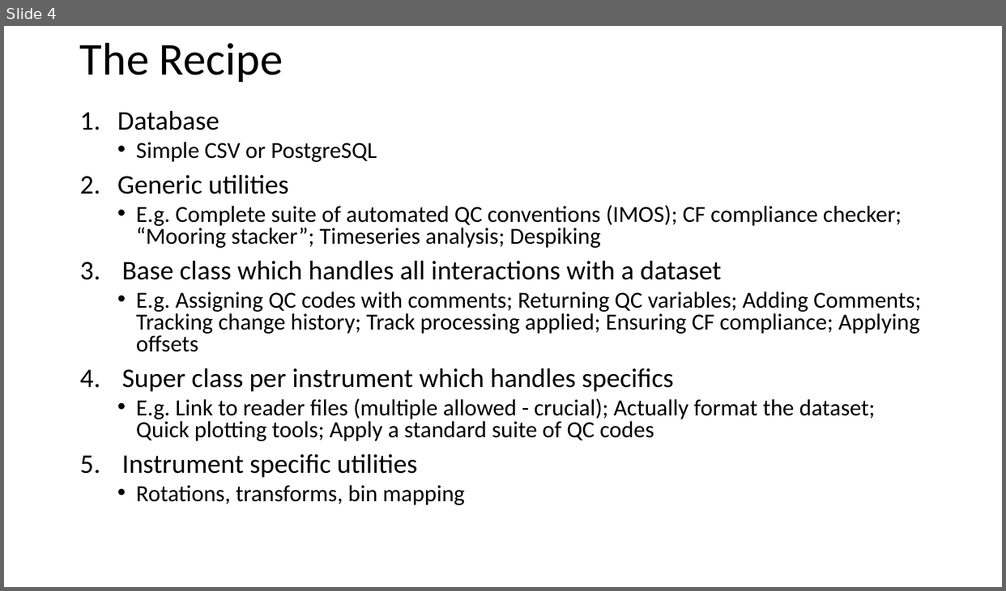
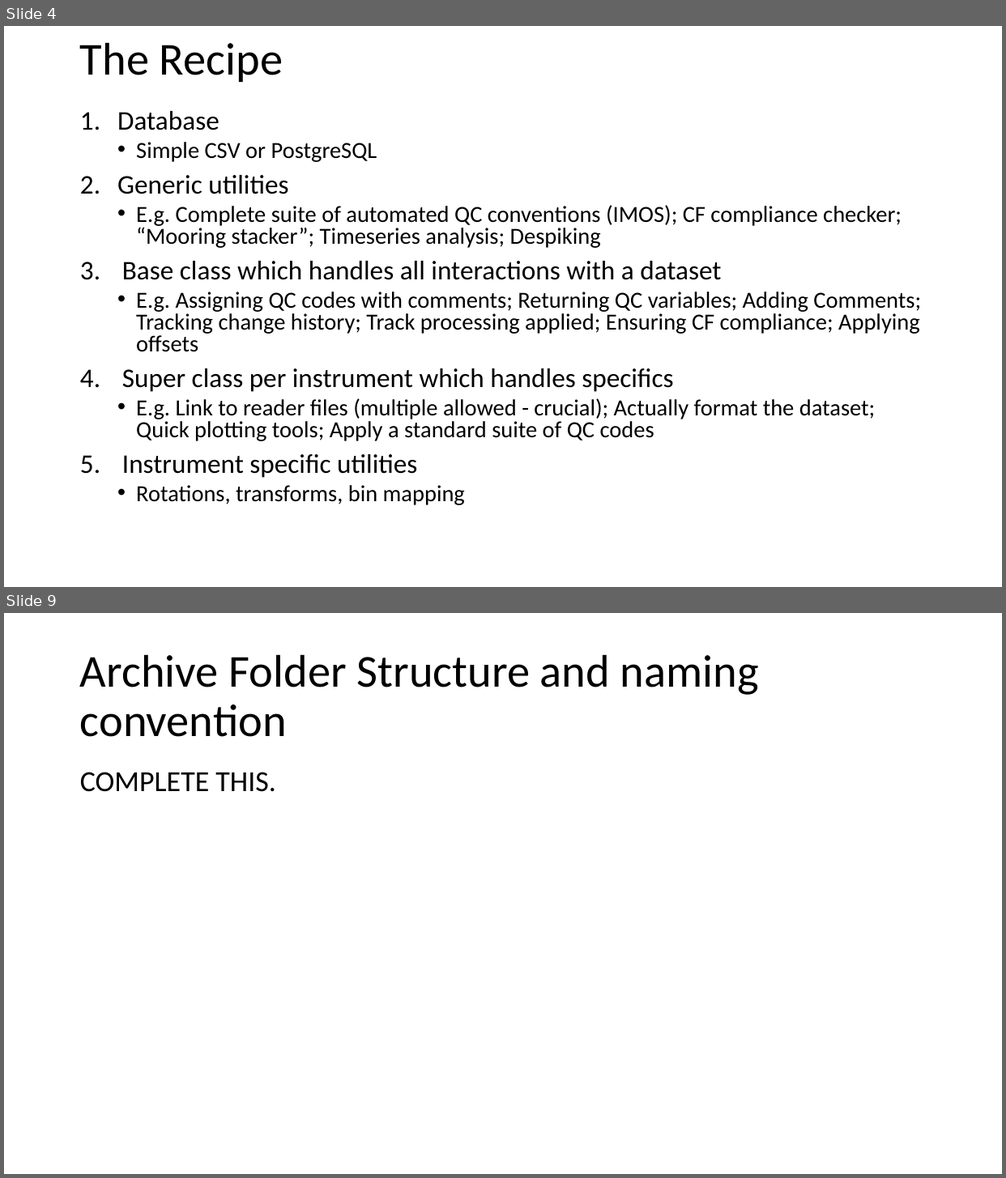
Before and after one commit to iosonobert/pIMOS, a slide deck: experiments/OCean Dynamics Archiving.pptx. Shown one above the other, each under a label of ours: slide 4 before the commit, slides 4 and 9 after it; the slides between them are not shown. The pictures are 1006x591 and 1006x1178 pixels, drawn with LibreOffice and Linux fonts; fonts in the diff are those of the drawing. Boxes give left, top, right and bottom in pixels: in the first picture for what was removed or moved away, otherwise in the second. Text is boxed around its words. In the diff, an @@ line names an element or a change of style, - is before the commit and + after.

```diff
--- a/experiments/OCean Dynamics Archiving.pptx
+++ b/experiments/OCean Dynamics Archiving.pptx
@@ slide 9 added at (x1=4, y1=613, x2=1002, y2=1174), background #FFFFFF @@
@@ title added at (x1=80, y1=654, x2=759, y2=737), 44 pt, text #000000 @@
+Archive Folder Structure and naming convention
@@ text added at (x1=80, y1=772, x2=275, y2=792), 28 pt, text #000000 @@
+COMPLETE THIS.
```
Also in this commit, not shown: 2 slides changed, 3 other slides added, 35 other files.
